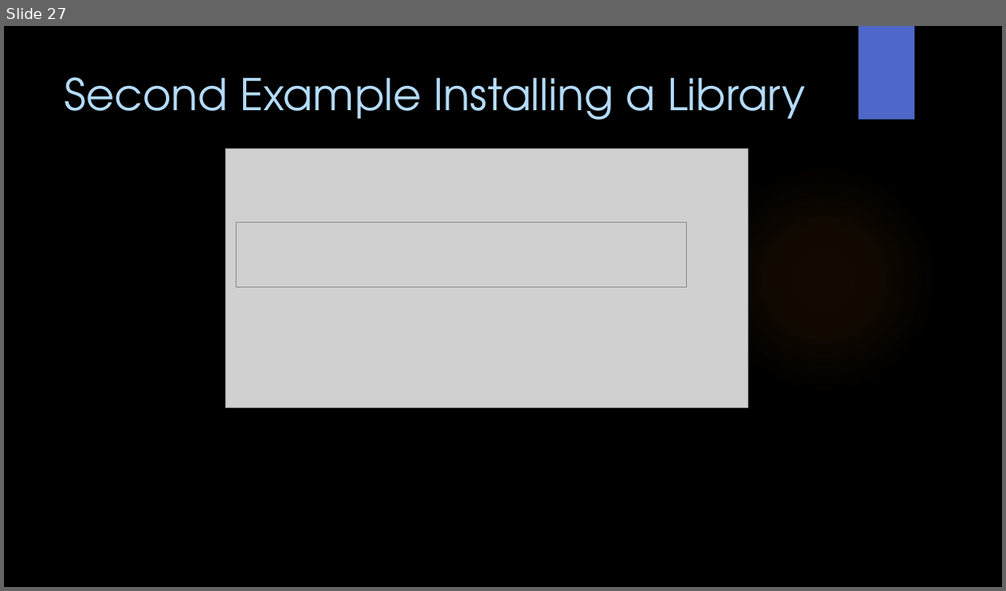
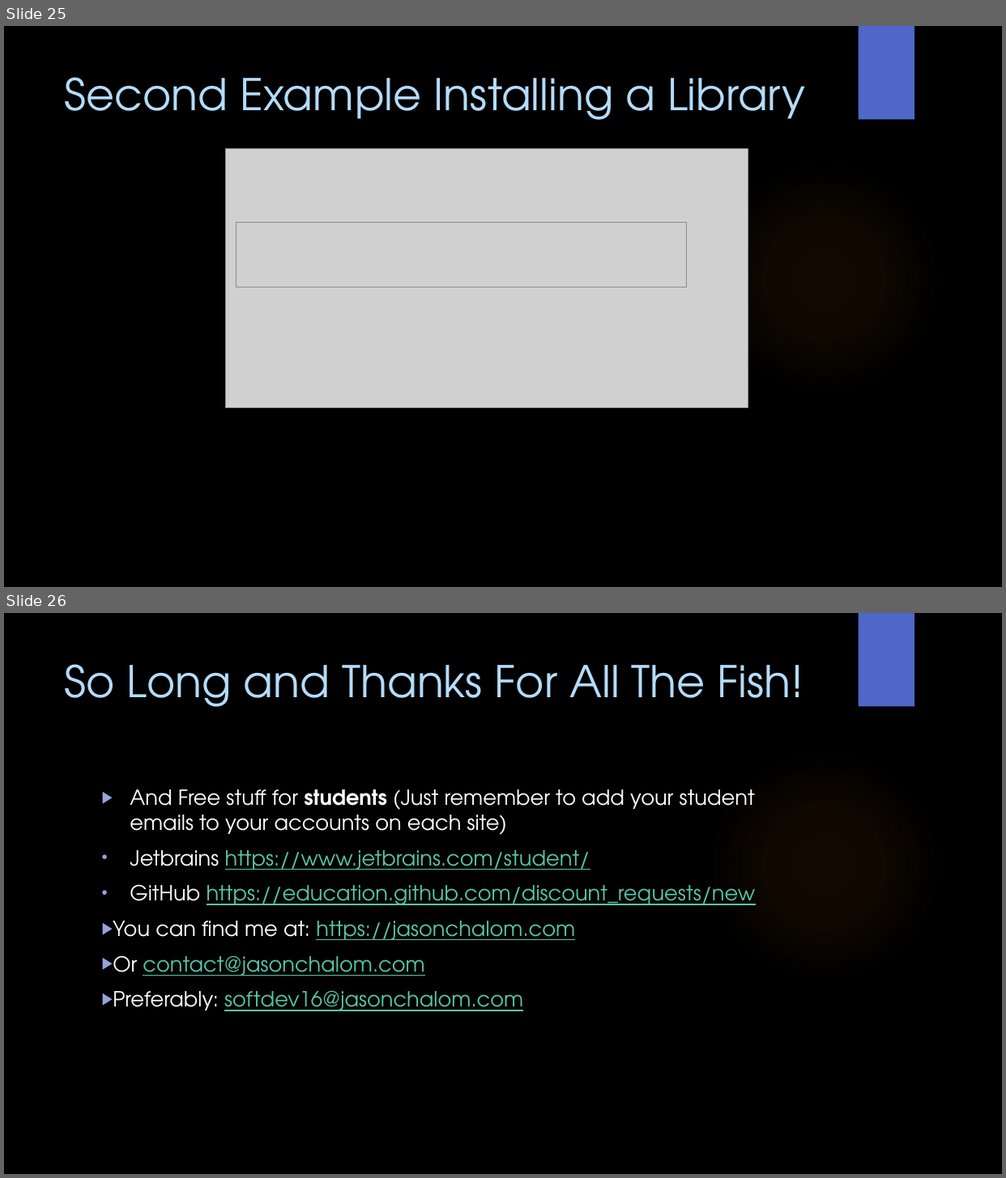
Before and after one commit to WitsSoftDev/SoftDev2016, a slide deck: Session 1/Softdev Session 1 2016.pptx. Shown one above the other, each under a label of ours: slide 27 before the commit, slides 25 and 26 after it. The pictures are 1006x591 and 1006x1178 pixels, drawn with LibreOffice and Linux fonts; fonts in the diff are those of the drawing; grey boxes stand for pictures; background and template pictures are left out. Boxes give left, top, right and bottom in pixels: in the first picture for what was removed or moved away, otherwise in the second. Text is boxed around its words. In the diff, an @@ line names an element or a change of style, - is before the commit and + after.

```diff
--- a/Session 1/Softdev Session 1 2016.pptx
+++ b/Session 1/Softdev Session 1 2016.pptx
@@ slide 26 added at bbox=[4, 613, 1002, 1174], background picture (left out); not listed: 2 template elements that a slide beside it also shows @@
@@ title added at bbox=[65, 664, 804, 707], 42 pt, text #B4DCFA @@
+So Long and Thanks For All The Fish!
@@ text added at bbox=[113, 790, 756, 1012], 20 pt, text #56C7AA, underline @@
+▶ And Free stuff for students (Just remember to add your student emails to your accounts on each site)
+• Jetbrains https://www.jetbrains.com/student/
+• GitHub https://education.github.com/discount_requests/new
+▶ You can find me at: https://jasonchalom.com
+▶ Or contact@jasonchalom.com
+▶ Preferably: softdev16@jasonchalom.com
@@ what was slide 27 is now slide 25 @@
```
Also in this commit, not shown: 6 slides changed, 1 other slide added, 3 slides removed.
